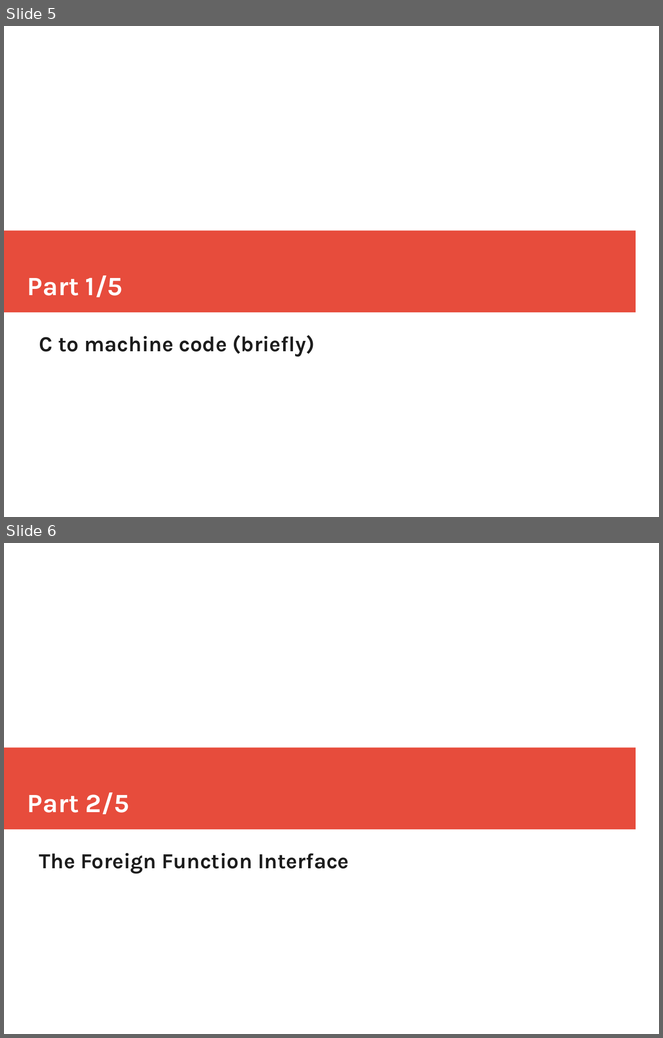
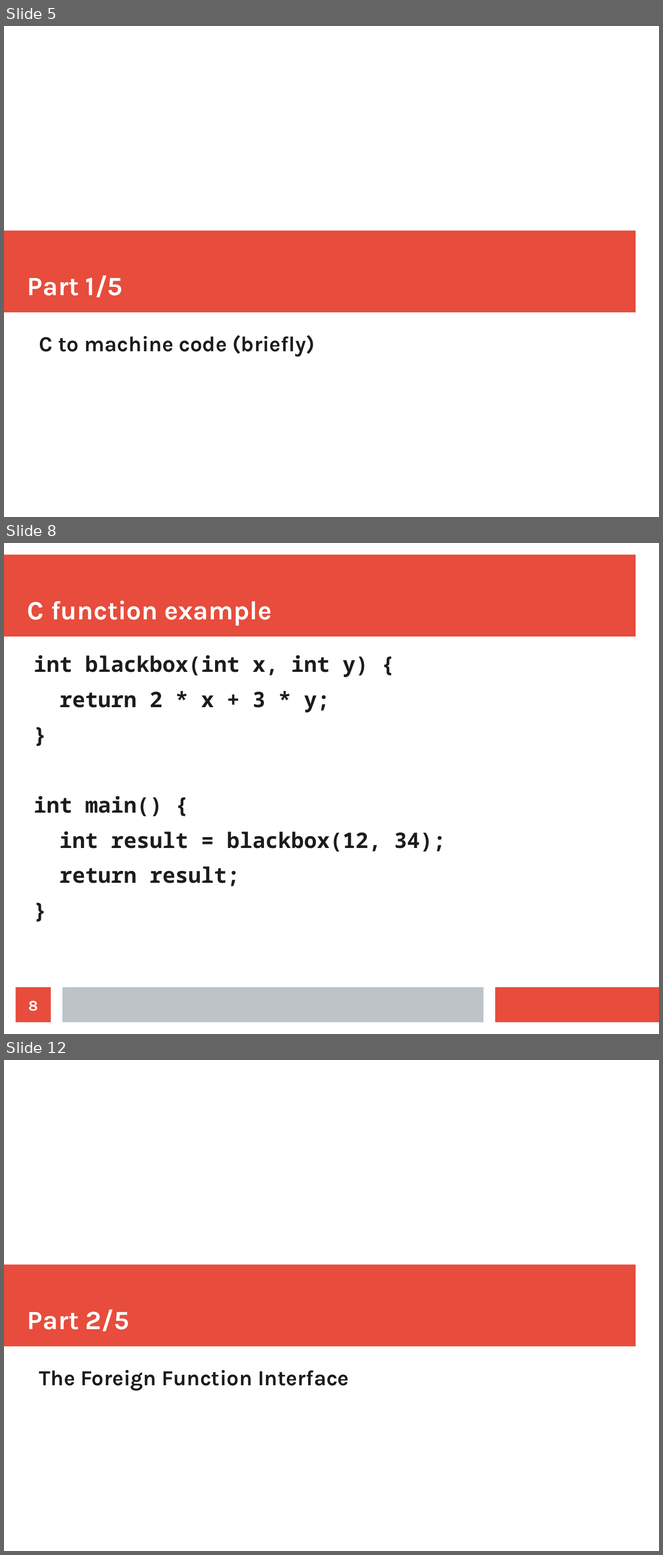
Before and after one commit to mtolly/haskell-c-talk, a slide deck: presentation.odp. Shown one above the other, each under a label of ours: slides 5 and 6 before the commit, slides 5, 8 and 12 after it; the slides between them are not shown. The pictures are 663x1038 and 663x1555 pixels, drawn with LibreOffice and Linux fonts; fonts in the diff are those of the drawing. Boxes give left, top, right and bottom in pixels: in the first picture for what was removed or moved away, otherwise in the second. Text is boxed around its words. In the diff, an @@ line names an element or a change of style, - is before the commit and + after.

Commit message:
Presentation progress, assembly example

```diff
--- a/presentation.odp
+++ b/presentation.odp
@@ slide 8 added at [4,543,659,1034], background #FFFFFF @@
@@ rectangle added at [4,555,636,637], fill #E74C3C @@
@@ title added at [27,601,272,626], 32 pt, text #FFFFFF, bold @@
+C function example
@@ text added at [34,655,446,887], 26 pt, text #1C1C1C, bold @@
+int blackbox(int x, int y) {
+return 2 * x + 3 * y;
+}
+int main() {
+int result = blackbox(12, 34);
+return result;
+}
@@ page number added at [16,988,51,1023], fill #E74C3C, 18 pt, text #FFFFFF, bold @@
+8
@@ rectangle added at [62,988,484,1023], fill #BDC3C7 @@
@@ rectangle added at [496,988,659,1023], fill #E74C3C @@
@@ what was slide 6 is now slide 12 @@
```
Also in this commit, not shown: 2 slides changed, 5 other slides added, 6 other files.
